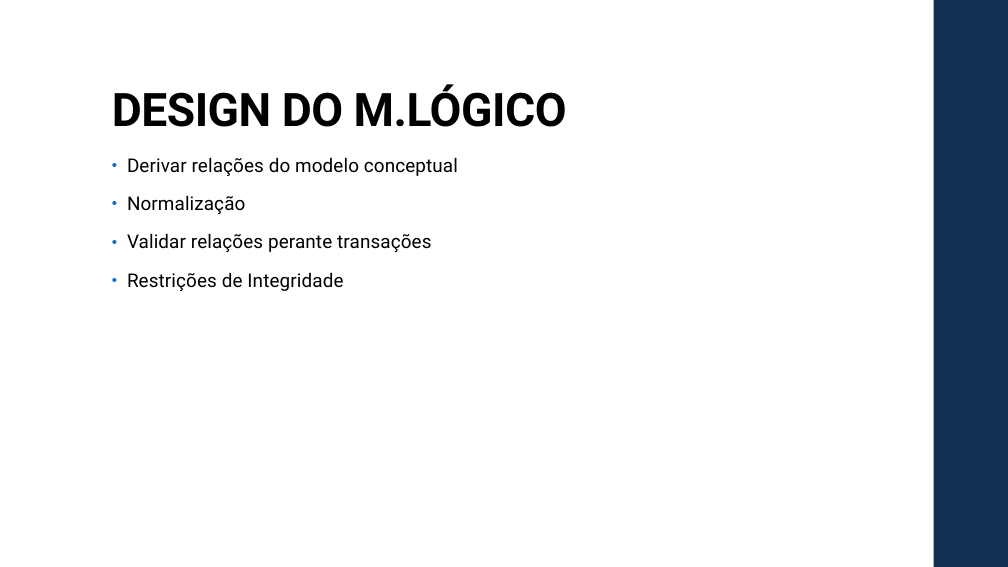
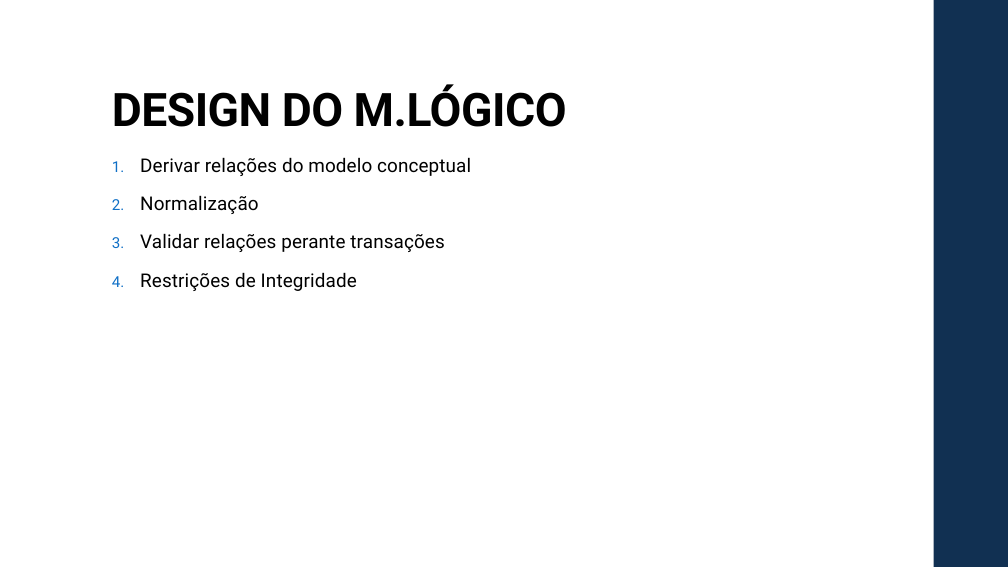
Before and after one commit to JoaoGomes2110/bd-1617, a slide deck: slide 7 of 2 - MongoDB/Reserva de Bilhetes.pptx. Drawn at 1008x567 pixels with LibreOffice and Linux fonts; fonts in the diff are those of the drawing. Boxes give left, top, right and bottom in pixels: in the first picture for what was removed or moved away, otherwise in the second. Text is boxed around its words. In the diff, an @@ line names an element or a change of style, - is before the commit and + after.

```diff
--- a/2 - MongoDB/Reserva de Bilhetes.pptx
+++ b/2 - MongoDB/Reserva de Bilhetes.pptx
@@ text "Derivar relações do modelo conceptual" at (x1=140, y1=157, x2=471, y2=291): bullet • to 1. @@
```
Also in this commit, not shown: 1 slide added, 3 other files.
